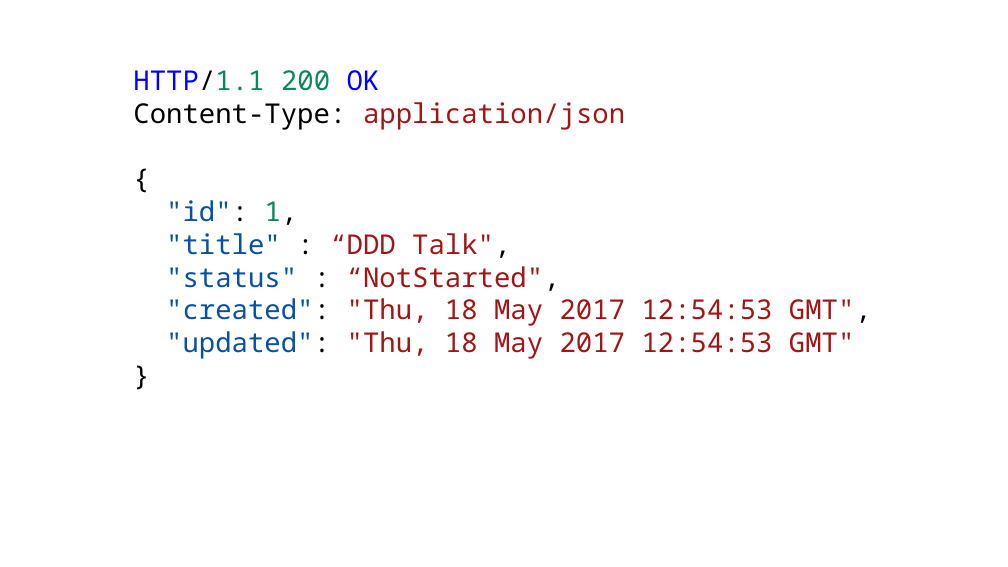
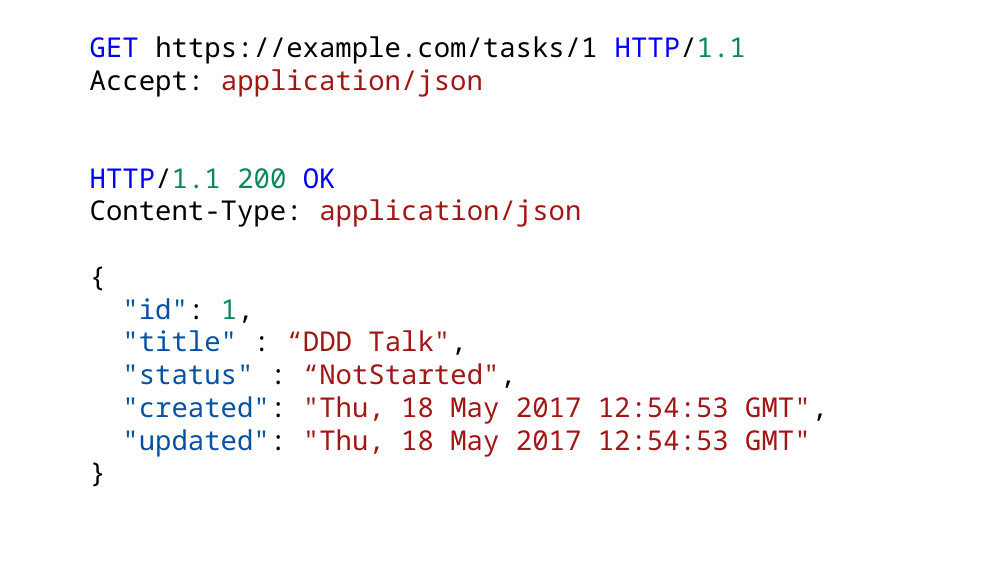
Before and after one commit to holytshirt/httpapipatterns, a slide deck: slide 37 of http api patterns.pptx (slide 38 before the commit). Drawn at 1008x567 pixels with LibreOffice and Linux fonts; fonts in the diff are those of the drawing. Boxes give left, top, right and bottom in pixels: in the first picture for what was removed or moved away, otherwise in the second. Text is boxed around its words. In the diff, an @@ line names an element or a change of style, - is before the commit and + after.

```diff
--- a/http api patterns.pptx
+++ b/http api patterns.pptx
@@ text added at (90,36,746,97), 26 pt, text #000000 @@
+GET https://example.com/tasks/1 HTTP/1.1
+Accept: application/json
@@ text "HTTP/1.1 200 OK": place and size @@
-text "HTTP/1.1 200 OK" at (133,70,872,359)
+text "HTTP/1.1 200 OK" at (90,168,828,457)
```
Also in this commit, not shown: 3 other slides changed, 1 slide removed.
